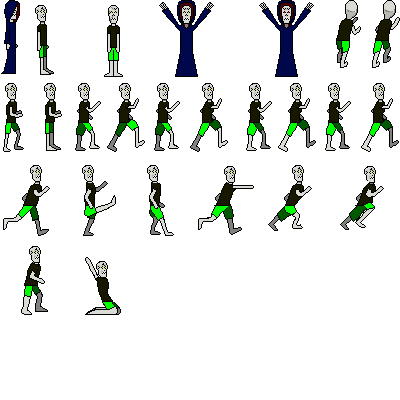
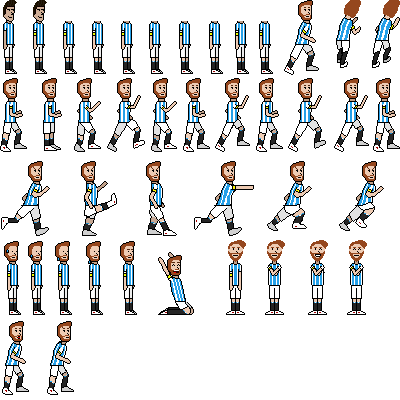
The second 400 × 400 image is a revision of the first. Changes to its layers:
added layer "Argentina3" (dissolve) above "Argentina2" over (x1=0, y1=0, x2=400, y2=395)
hid "PesadillaCap" over (x1=1, y1=0, x2=400, y2=315)
